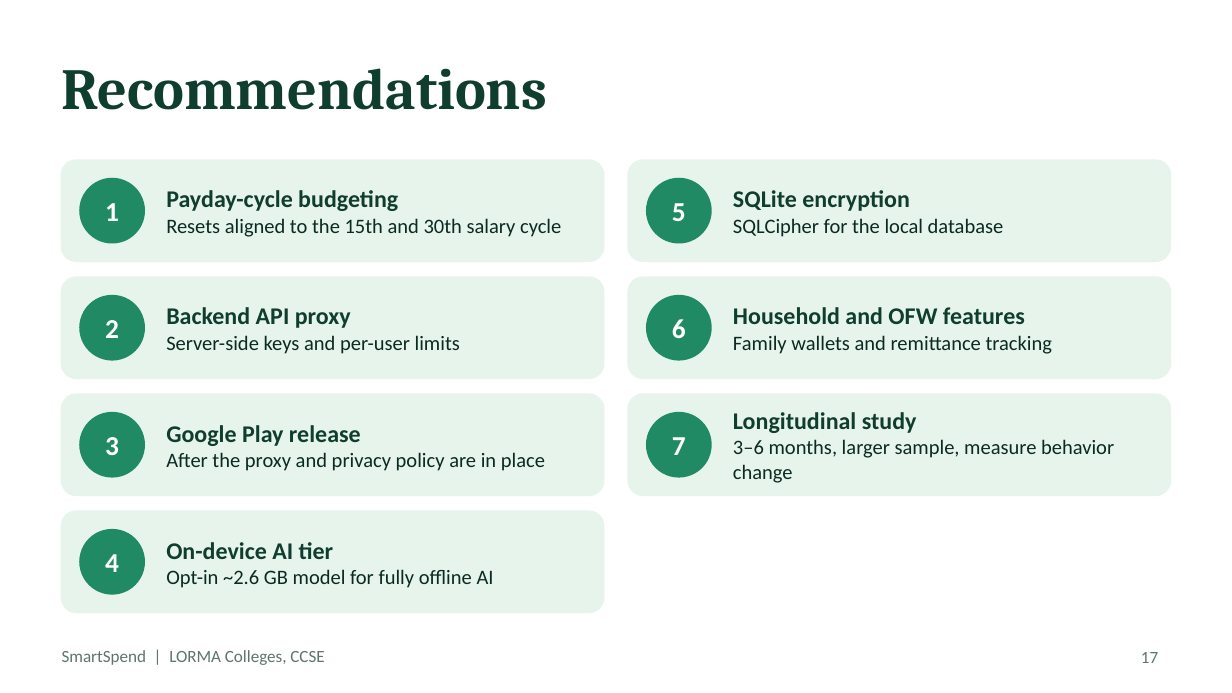
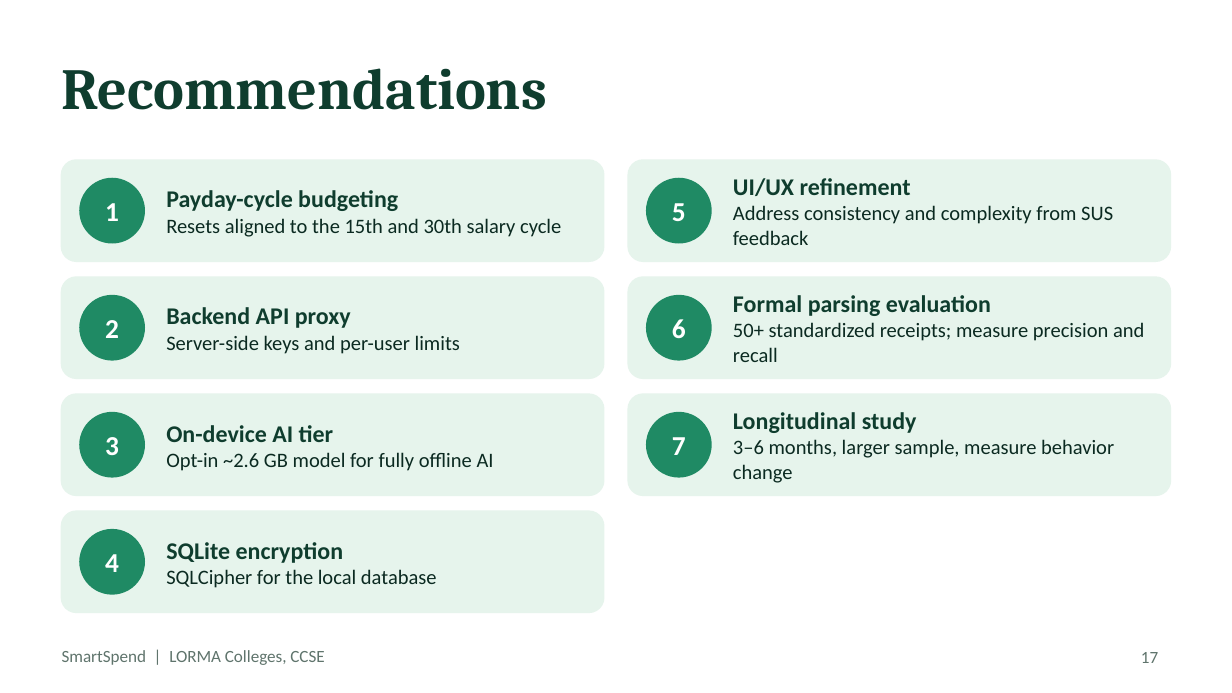
Before and after one commit to Zushikina-kun/smartspend-app, a slide deck: slide 17 of docs/handsoff/FOR_CYRILLE/SmartSpend_Defense.pptx. Drawn at 1232x693 pixels with LibreOffice and Linux fonts; fonts in the diff are those of the drawing. Boxes give left, top, right and bottom in pixels: in the first picture for what was removed or moved away, otherwise in the second. Text is boxed around its words. In the diff, an @@ line names an element or a change of style, - is before the commit and + after.

```diff
--- a/docs/handsoff/FOR_CYRILLE/SmartSpend_Defense.pptx
+++ b/docs/handsoff/FOR_CYRILLE/SmartSpend_Defense.pptx
@@ text at [733,178,1113,245]: text changed @@
-SQLite encryption
-SQLCipher for the local database
+UI/UX refinement
+Address consistency and complexity from SUS feedback
@@ text at [733,295,1144,362]: text changed @@
-Household and OFW features
-Family wallets and remittance tracking
+Formal parsing evaluation
+50+ standardized receipts; measure precision and recall
@@ text at [166,425,494,471]: text changed @@
-Google Play release
-After the proxy and privacy policy are in place
+On-device AI tier
+Opt-in ~2.6 GB model for fully offline AI
@@ text at [166,542,437,588]: text changed @@
-On-device AI tier
-Opt-in ~2.6 GB model for fully offline AI
+SQLite encryption
+SQLCipher for the local database
```
Also in this commit, not shown: 4 other slides changed, 2 other files.
